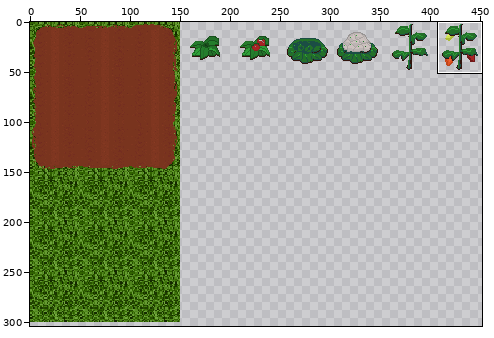
Sprite sheet -- images/ground.png. The picture above shows the old version from afar; the outline marks the close-up.
Close-up. Earlier state:
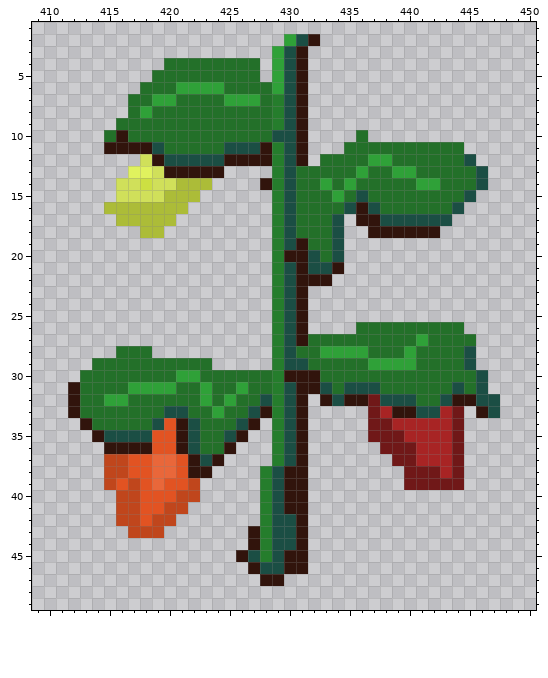
The file is 500x500 pixels. Colours within 5 levels of each other are drawn and written as one. Shown: x 409..450, y 1..49. The wide view leaves out empty margins.
Once edited:
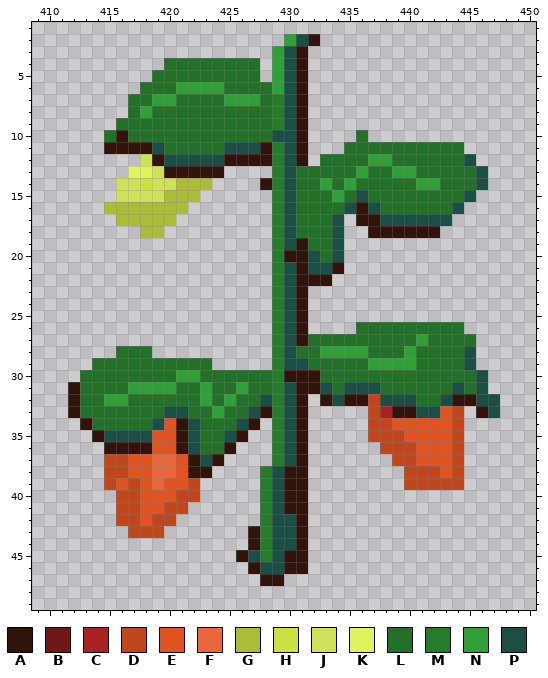
Palette (. is transparent): A #31140c  B #701818  C #a82424  D #c0461c  E #e25322  F #e9673a  G #acbc38  H #cde042  J #d0e05a  K #e0f25e  L #237029  M #257d2c  N #2fa138  P #1b4e44
Change:
y 32: x 437 B -> D
y 33: x 437 B -> D; x 443..444 CB -> ED
y 34: x 437..444 BBCCCCCB -> DDEEEEED
y 35: x 437..444 BBBCCCCB -> DDDEEEED
y 36: x 438..444 BBBCCCB -> DDDEEED
y 37: x 439..444 BBCCCB -> DDEEED
y 38: x 440..444 BBBCB -> DDDED
y 39: x 440..444 BBBBB -> DDDDD
